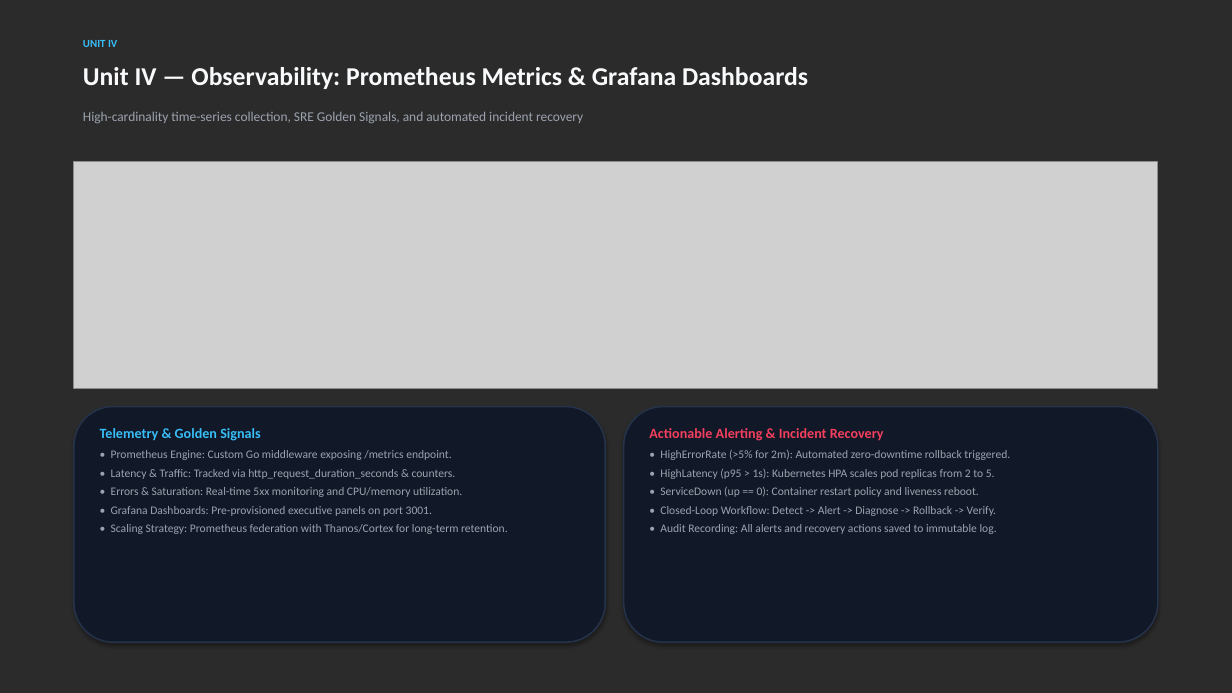
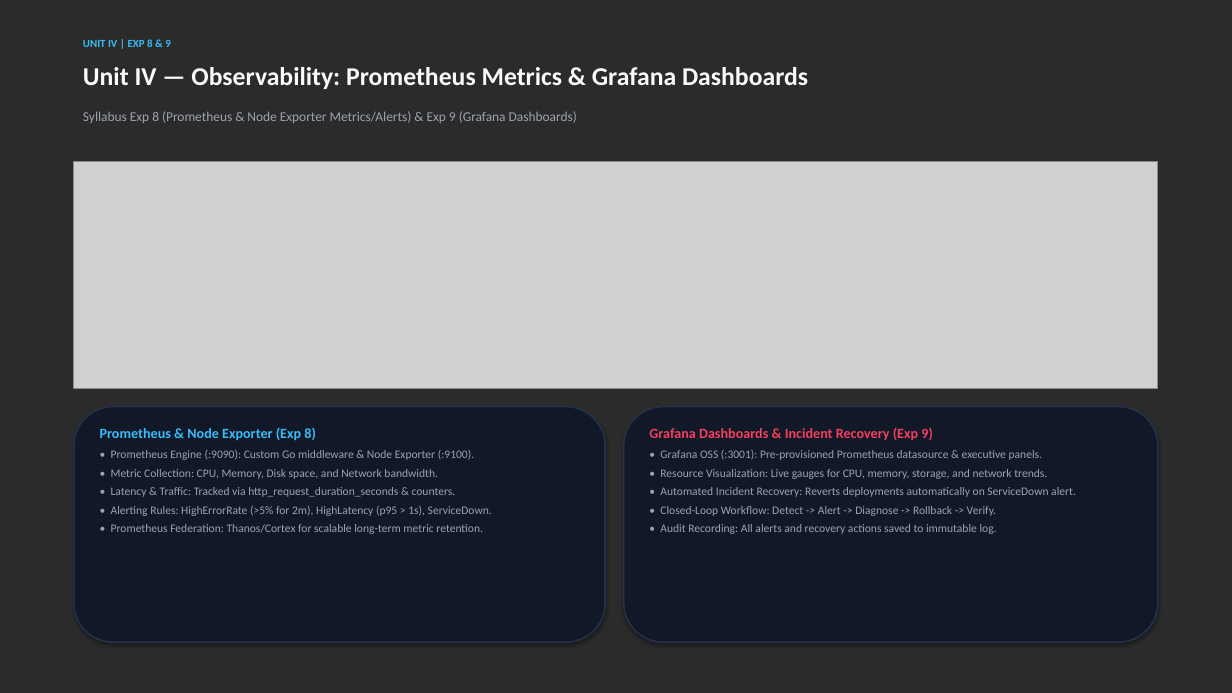
Before and after one commit to phanindra267/DevOps-WebApp, a slide deck: slide 8 of CloudOps_Sentinel_INT378_Presentation.pptx. Drawn at 1232x693 pixels with LibreOffice and Linux fonts; fonts in the diff are those of the drawing; grey boxes stand for pictures; background and template pictures are left out; a plain dark background stands for a picture behind light text. Boxes give left, top, right and bottom in pixels: in the first picture for what was removed or moved away, otherwise in the second. Text is boxed around its words. In the diff, an @@ line names an element or a change of style, - is before the commit and + after.

Commit message:
feat(syllabus): implement all 11 practical experiments for Session 2026-27

```diff
--- a/CloudOps_Sentinel_INT378_Presentation.pptx
+++ b/CloudOps_Sentinel_INT378_Presentation.pptx
@@ text at [83,39,171,47]: text changed @@
-UNIT IV
+UNIT IV | EXP 8 & 9
@@ text at [83,111,577,123]: text changed @@
-High-cardinality time-series collection, SRE Golden Signals, and automated incident recovery
+Syllabus Exp 8 (Prometheus & Node Exporter Metrics/Alerts) & Exp 9 (Grafana Dashboards)
@@ text at [100,427,474,479]: text changed @@
-Telemetry & Golden Signals
-• Prometheus Engine: Custom Go middleware exposing /metrics endpoint.
+Prometheus & Node Exporter (Exp 8)
+• Prometheus Engine (:9090): Custom Go middleware & Node Exporter (:9100).
+• Metric Collection: CPU, Memory, Disk space, and Network bandwidth.
@@ text at [649,427,1076,497]: text changed @@
-Actionable Alerting & Incident Recovery
-• HighErrorRate (>5% for 2m): Automated zero-downtime rollback triggered.
-• HighLatency (p95 > 1s): Kubernetes HPA scales pod replicas from 2 to 5.
-• ServiceDown (up == 0): Container restart policy and liveness reboot.
+Grafana Dashboards & Incident Recovery (Exp 9)
+• Grafana OSS (:3001): Pre-provisioned Prometheus datasource & executive panels.
+• Resource Visualization: Live gauges for CPU, memory, storage, and network trends.
+• Automated Incident Recovery: Reverts deployments automatically on ServiceDown alert.
@@ text at [111,506,492,534]: text changed @@
-• Errors & Saturation: Real-time 5xx monitoring and CPU/memory utilization.
-• Grafana Dashboards: Pre-provisioned executive panels on port 3001.
-• Scaling Strategy: Prometheus federation with Thanos/Cortex for long-term retention.
+• Alerting Rules: HighErrorRate (>5% for 2m), HighLatency (p95 > 1s), ServiceDown.
+• Prometheus Federation: Thanos/Cortex for scalable long-term metric retention.
```
Also in this commit, not shown: 7 other slides changed, 12 other files.
